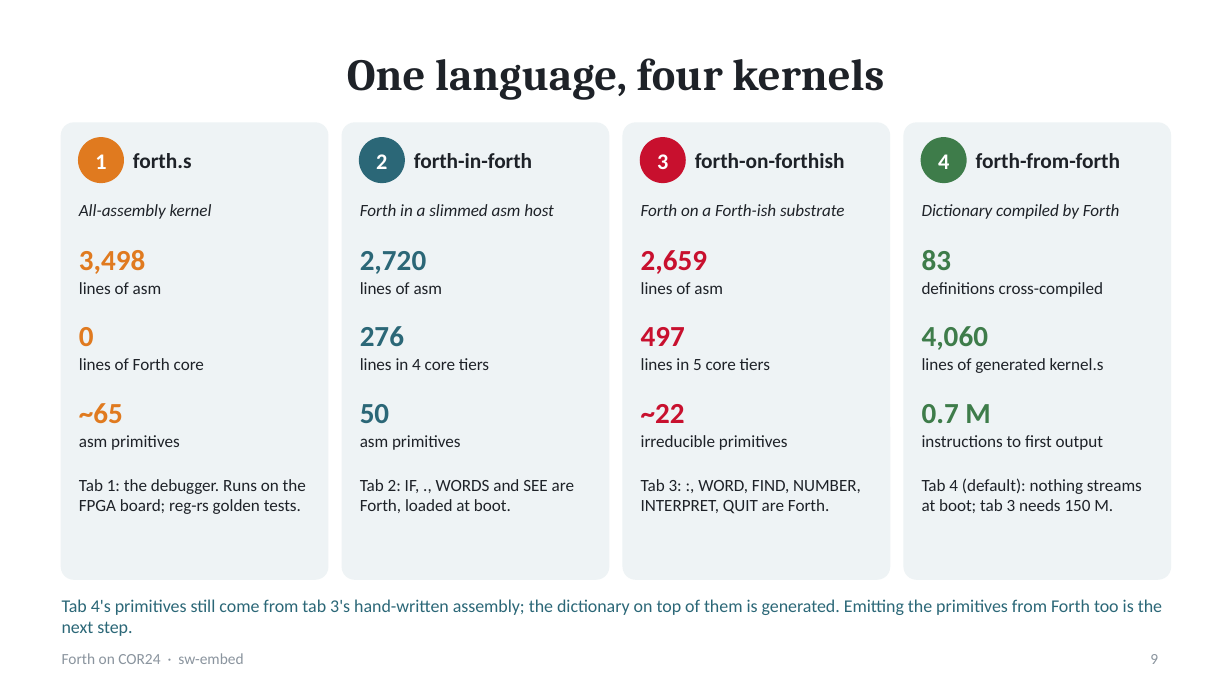
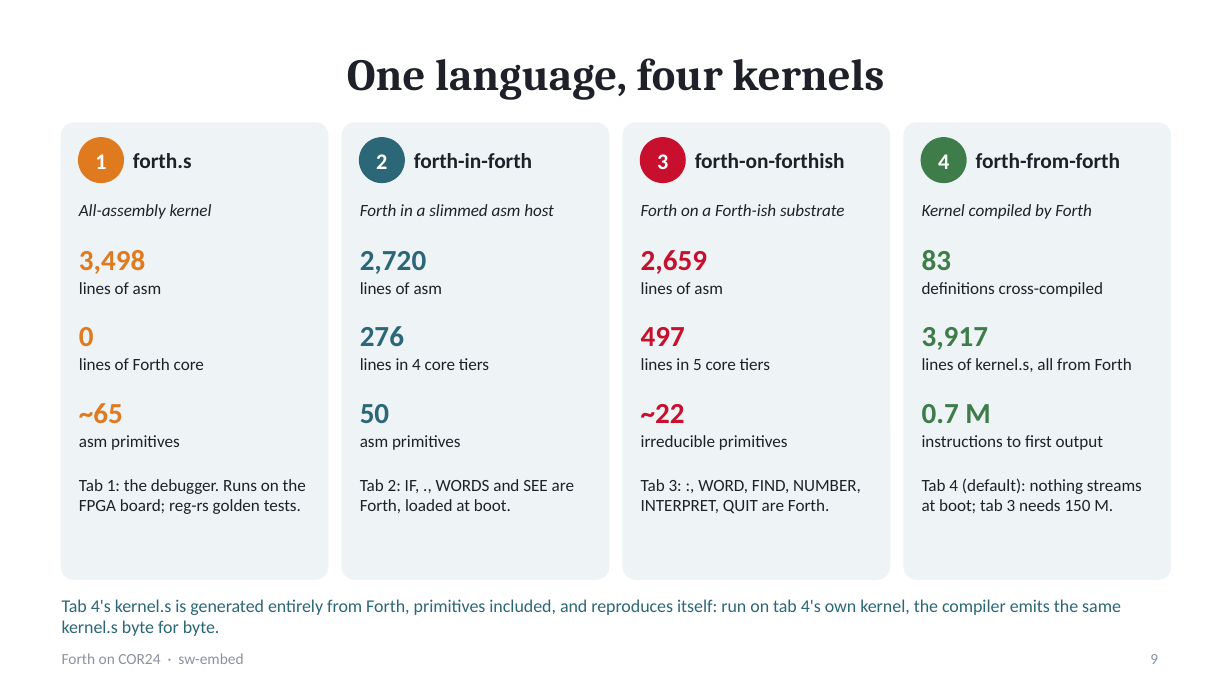
Before and after one commit to sw-embed/sw-cor24-forth, a slide deck: slide 9 of docs/presentation/forth-on-cor24.pptx. Drawn at 1232x693 pixels with LibreOffice and Linux fonts; fonts in the diff are those of the drawing. Boxes give left, top, right and bottom in pixels: in the first picture for what was removed or moved away, otherwise in the second. Text is boxed around its words. In the diff, an @@ line names an element or a change of style, - is before the commit and + after.

```diff
--- a/docs/presentation/forth-on-cor24.pptx
+++ b/docs/presentation/forth-on-cor24.pptx
@@ text at bbox=[922, 204, 1092, 219]: text changed @@
-Dictionary compiled by Forth
+Kernel compiled by Forth
@@ text at bbox=[922, 327, 988, 350]: text changed @@
-4,060
+3,917
@@ text at bbox=[922, 358, 1132, 372]: text changed @@
-lines of generated kernel.s
+lines of kernel.s, all from Forth
@@ text at bbox=[62, 599, 1121, 636]: text changed @@
-Tab 4's primitives still come from tab 3's hand-written assembly; the dictionary on top of them is generated. Emitting the primitives from Forth too is the next step.
+Tab 4's kernel.s is generated entirely from Forth, primitives included, and reproduces itself: run on tab 4's own kernel, the compiler emits the same kernel.s byte for byte.
```
Also in this commit, not shown: 2 other slides changed, 7 other files.
